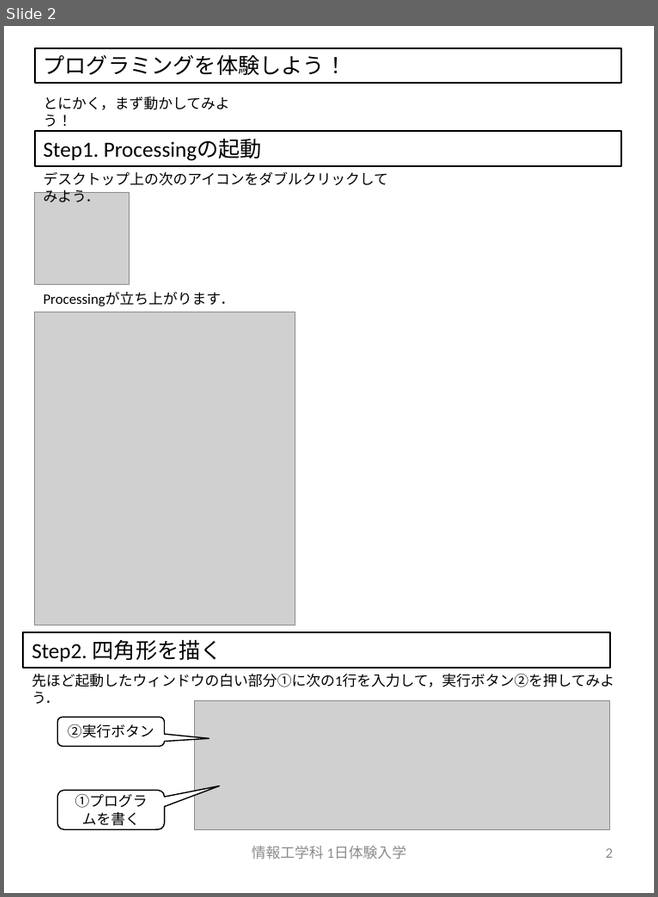
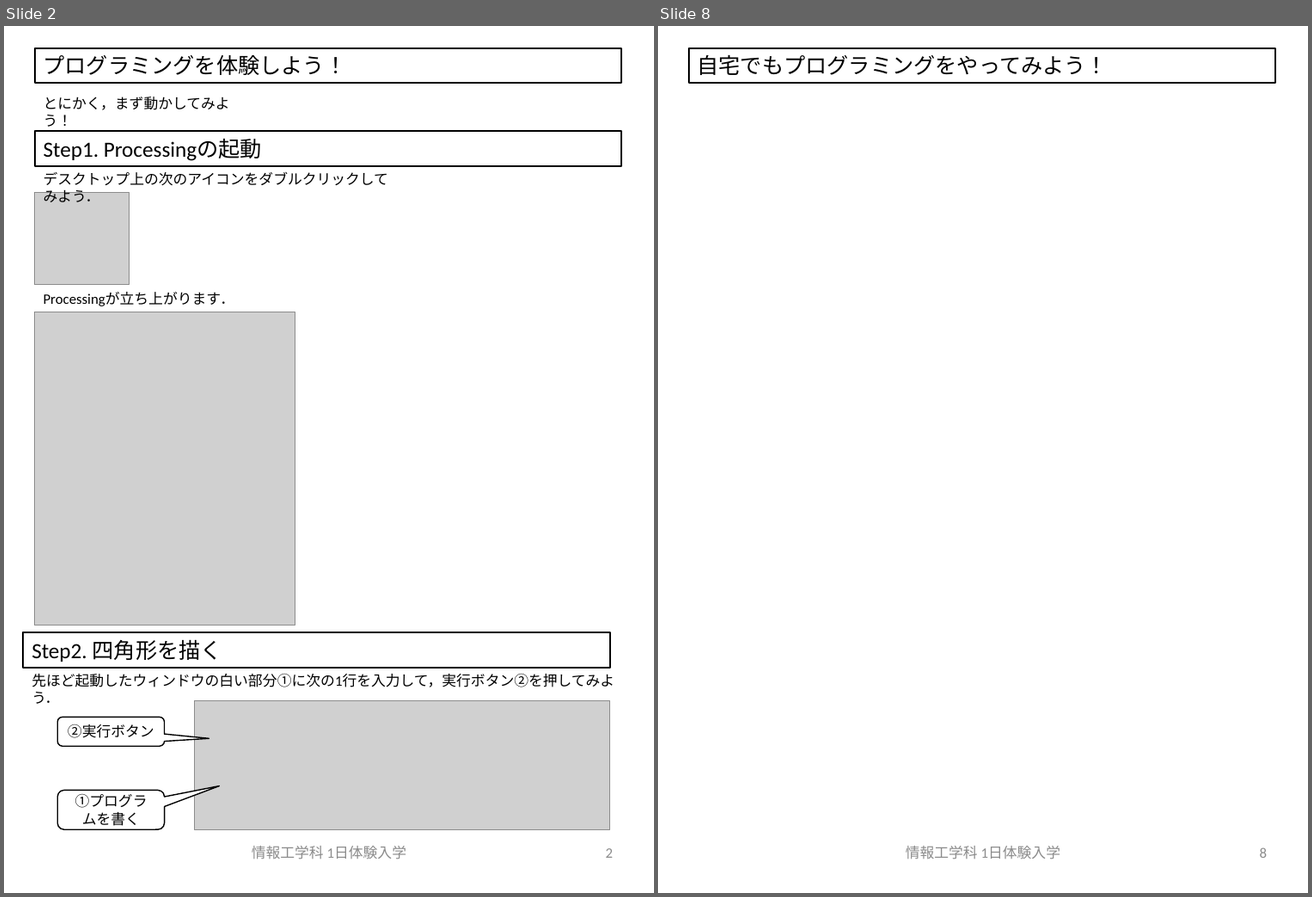
Before and after one commit to crotsu/ShootingGame_Taiken, a slide deck: Document/manual.pptx. Shown side by side, each under a label of ours: slide 2 before the commit, slides 2 and 8 after it; the slides between them are not shown. The pictures are 658x897 and 1312x897 pixels, drawn with LibreOffice and Linux fonts; fonts in the diff are those of the drawing; grey boxes stand for pictures. Boxes give left, top, right and bottom in pixels: in the first picture for what was removed or moved away, otherwise in the second. Text is boxed around its words. In the diff, an @@ line names an element or a change of style, - is before the commit and + after.

```diff
--- a/Document/manual.pptx
+++ b/Document/manual.pptx
@@ slide 8 added at (658, 26, 1308, 893), background #FFFFFF @@
@@ rectangle added at (688, 48, 1275, 83), outline #000000 1.5 pt, 18 pt, text #000000 @@
+自宅でもプログラミングをやってみよう！
@@ text added at (906, 846, 1060, 858), 12 pt, text #8C8C8C @@
+情報工学科 1日体験入学
@@ page number added at (1260, 847, 1267, 858), 12 pt, text #8C8C8C @@
+8
```
Also in this commit, not shown: 2 slides changed, 3 other slides added, 9 other files.
